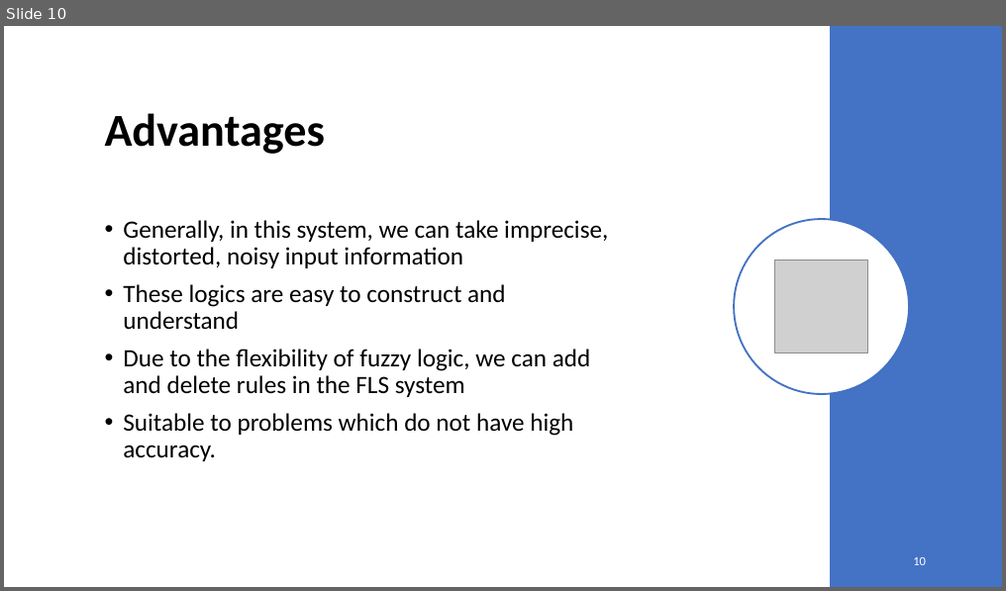
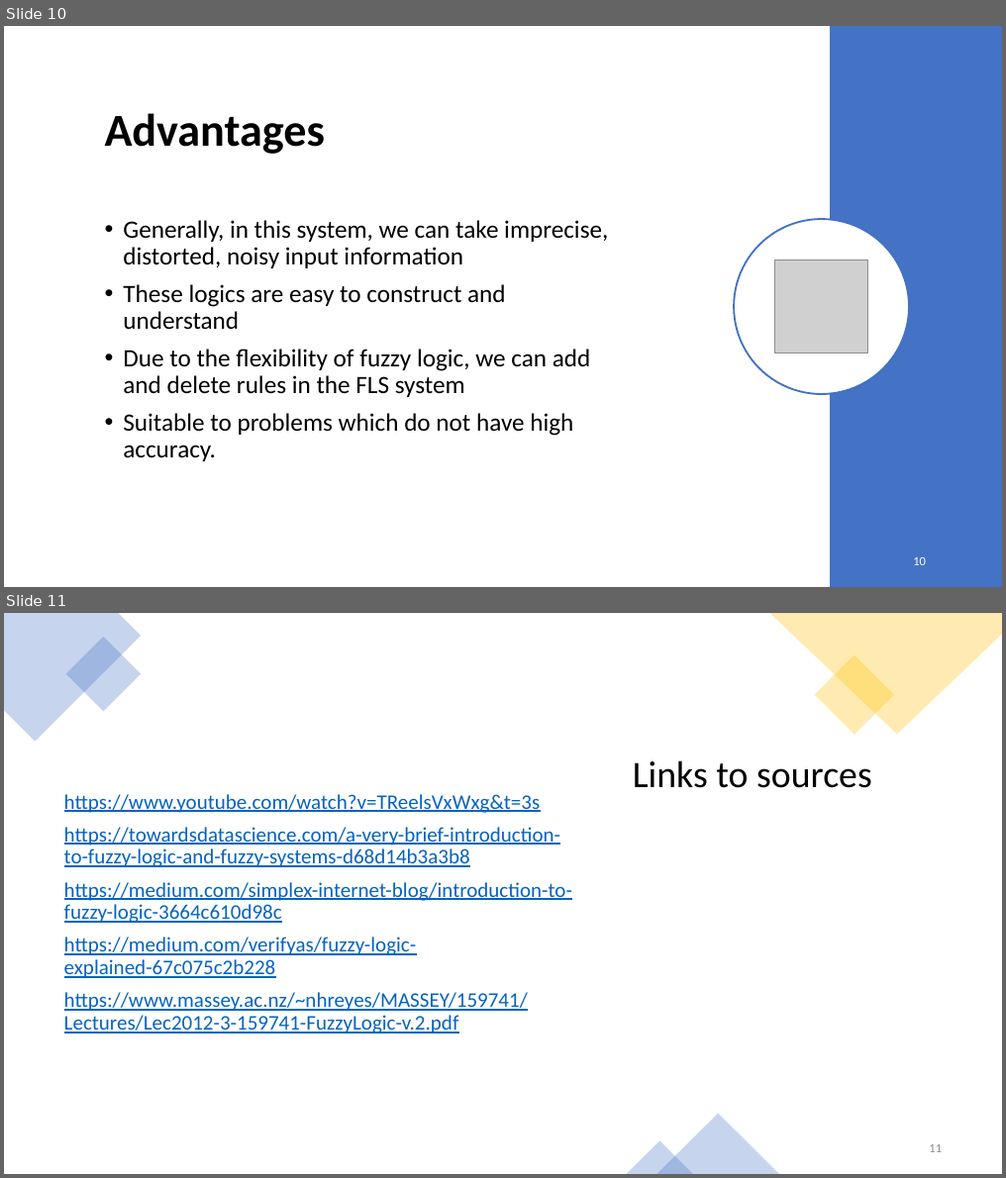
Before and after one commit to Arseni1919/Fuzzy_Logic_presentation, a slide deck: Presentation1.pptx. Shown one above the other, each under a label of ours: slide 10 before the commit, slides 10 and 11 after it. The pictures are 1006x591 and 1006x1178 pixels, drawn with LibreOffice and Linux fonts; fonts in the diff are those of the drawing; grey boxes stand for pictures. Boxes give left, top, right and bottom in pixels: in the first picture for what was removed or moved away, otherwise in the second. Text is boxed around its words. In the diff, an @@ line names an element or a change of style, - is before the commit and + after.

```diff
--- a/Presentation1.pptx
+++ b/Presentation1.pptx
@@ slide 11 added at box(4, 613, 1002, 1174), background #FFFFFF @@
@@ freeform shape added at box(4, 613, 141, 742), fill #4472C4 at 30% opacity @@
@@ rectangle added at box(66, 637, 142, 712), fill #4472C4 at 30% opacity @@
@@ freeform shape added at box(770, 613, 1002, 735), fill #FFC000 at 30% opacity @@
@@ rectangle added at box(815, 656, 894, 735), fill #FFC000 at 30% opacity @@
@@ title added at box(633, 761, 872, 788), 36 pt, text #000000 @@
+Links to sources
@@ text added at box(64, 794, 572, 1034), 20 pt, text #0563C1, underline @@
+https://www.youtube.com/watch?v=TReelsVxWxg&t=3s
+https://towardsdatascience.com/a-very-brief-introduction-to-fuzzy-logic-and-fuzzy-systems-d68d14b3a3b8
+https://medium.com/simplex-internet-blog/introduction-to-fuzzy-logic-3664c610d98c
+https://medium.com/verifyas/fuzzy-logic-explained-67c075c2b228
+https://www.massey.ac.nz/~nhreyes/MASSEY/159741/Lectures/Lec2012-3-159741-FuzzyLogic-v.2.pdf
@@ triangle added at box(656, 1114, 779, 1174), fill #4472C4 at 30% opacity @@
@@ triangle added at box(627, 1142, 693, 1174), fill #4472C4 at 30% opacity @@
@@ page number added at box(929, 1145, 942, 1153), 12 pt, text #8C8C8C @@
+11
```
Also in this commit, not shown: 1 slide changed.
